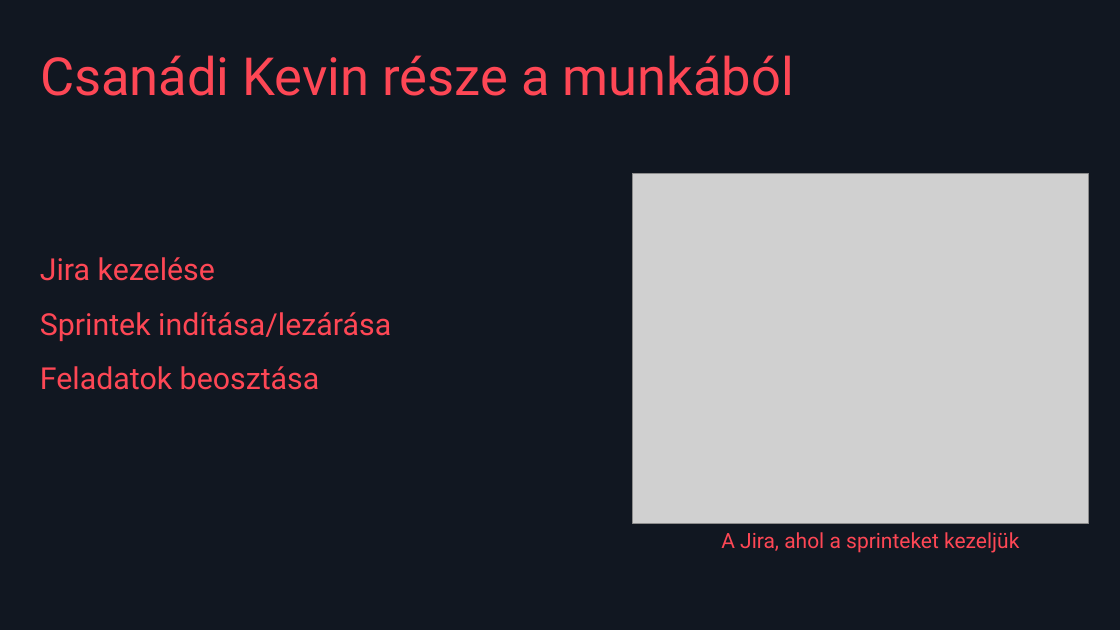
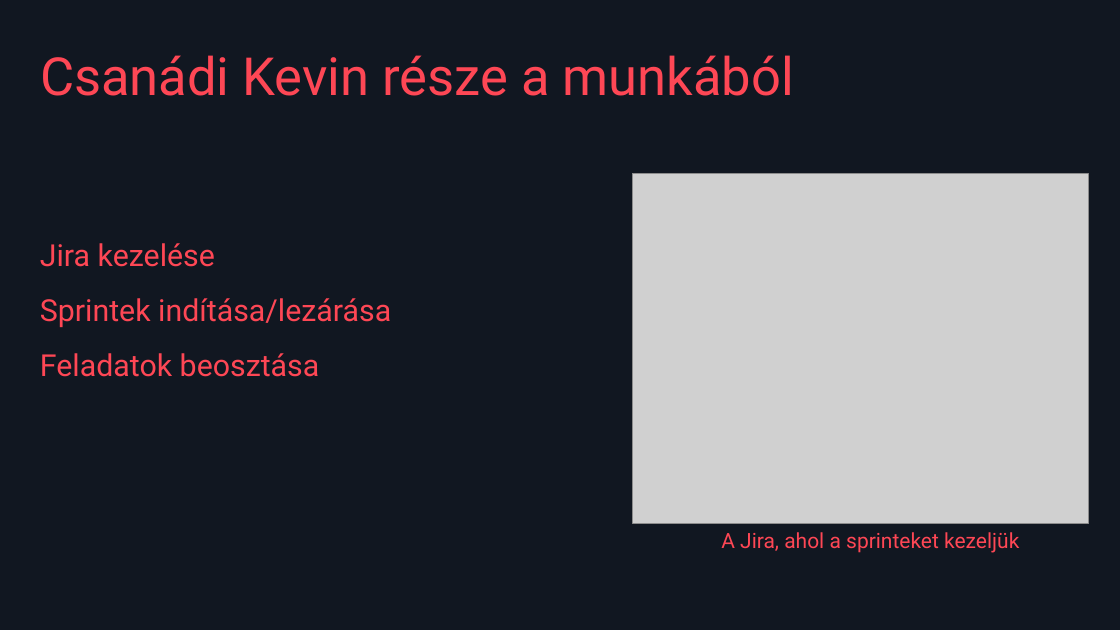
Before and after one commit to Kewkew00/Holy_project, a slide deck: slide 5 of VALORANT útmutató.pptx. Drawn at 1120x630 pixels with LibreOffice and Linux fonts; fonts in the diff are those of the drawing; grey boxes stand for pictures. Boxes give left, top, right and bottom in pixels: in the first picture for what was removed or moved away, otherwise in the second. Text is boxed around its words. In the diff, an @@ line names an element or a change of style, - is before the commit and + after.

```diff
--- a/VALORANT útmutató.pptx
+++ b/VALORANT útmutató.pptx
@@ text "Jira kezelése": place and size @@
-text "Jira kezelése" at [40, 257, 391, 390]
+text "Jira kezelése" at [40, 243, 391, 377]
```
Also in this commit, not shown: 4 other slides changed, 1 slide added.
